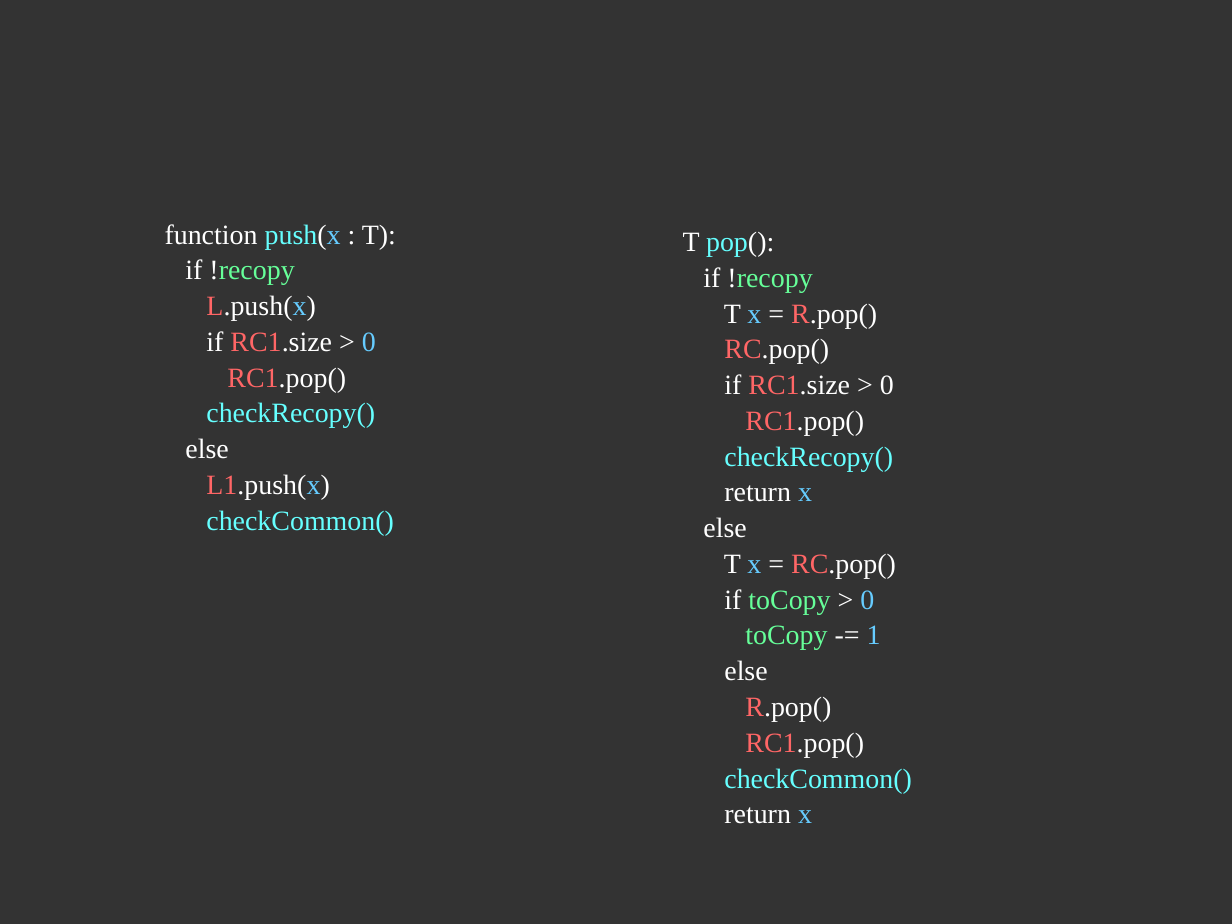
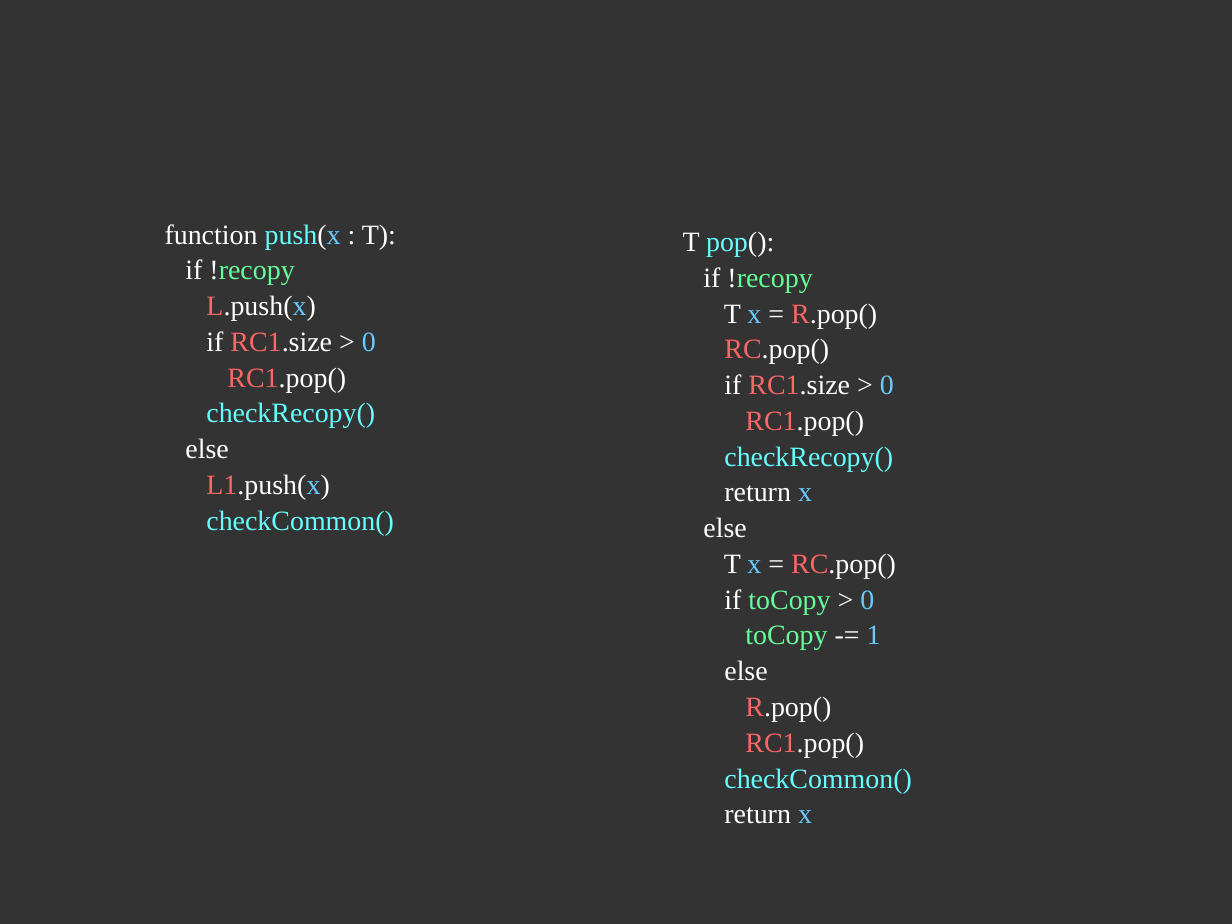
Before and after one commit to Arvolear/Visualizers, a slide deck: slide 23 of Queue_on_six_stacks/Presentation/Sueue.odp. Drawn at 1232x924 pixels with LibreOffice and Linux fonts; fonts in the diff are those of the drawing. Boxes give left, top, right and bottom in pixels: in the first picture for what was removed or moved away, otherwise in the second. Text is boxed around its words. In the diff, an @@ line names an element or a change of style, - is before the commit and + after.

```diff
--- a/Queue_on_six_stacks/Presentation/Sueue.odp
+++ b/Queue_on_six_stacks/Presentation/Sueue.odp
@@ text at <box>724,374,894,395</box>: text colour #FFFFFF to #66CCFF in "0" @@
```
Also in this commit, not shown: 1 other slide changed, 5 other files.
